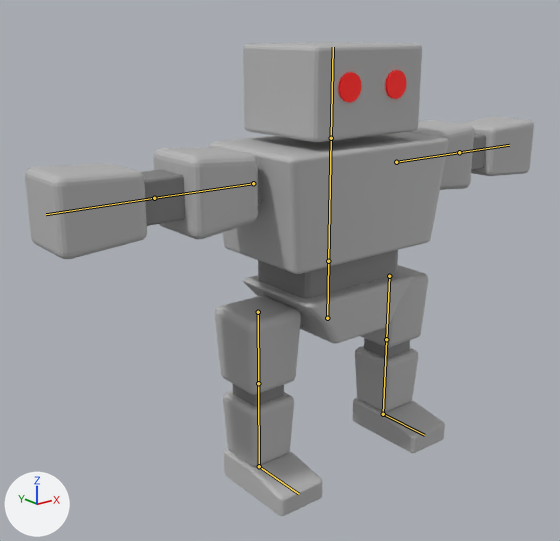
The Blender file Assets/Models/robot-rigging.blend: old version first, new version second.
Camera for both pictures: a camera (50 mm lens) standing at (-9.58, -10.48, 8.15) and looking at (-0.88, 0.39, 3.8). The lights are fixed; the arrows at lower left show +X, +Y and +Z. The bones that bend it are drawn over the model as lines.
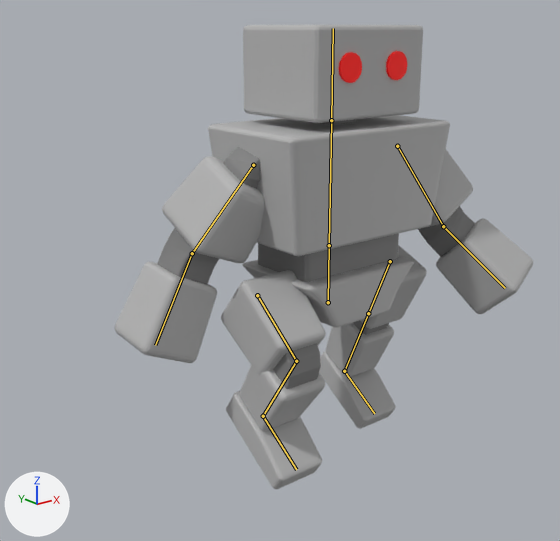
The newer file adds an action. The first version stands in its rest pose; the second is drawn at frame 70 of the action 'Walk'.

Pixel boxes (x1, y1, x2, y2) of what changed, in the pictures (560 x 541 px):
'Cube.001', posed
    before: (209, 132, 449, 274)
    after: (208, 115, 450, 256)
'Cube', posed
    before: (243, 42, 422, 142)
    after: (243, 24, 423, 123)
'Cube.022', posed (16% narrower)
    before: (25, 163, 147, 259)
    after: (115, 262, 217, 363)
'Cube.003', posed (8% narrower)
    before: (141, 134, 486, 406)
    after: (158, 119, 475, 389)
'Cube.020', posed
    before: (153, 148, 258, 239)
    after: (162, 156, 265, 263)
'Cube.015', posed (22% wider, 6% taller)
    before: (215, 296, 301, 395)
    after: (221, 270, 326, 375)
'Cube.006', posed
    before: (461, 116, 534, 176)
    after: (436, 218, 533, 314)
'Cube.007', posed
    before: (243, 271, 413, 344)
    after: (242, 256, 414, 327)
'Cube.018', posed (43% taller)
    before: (224, 448, 322, 516)
    after: (226, 391, 322, 489)
'Cube.017', posed
    before: (223, 390, 294, 467)
    after: (240, 365, 325, 431)
'Cube.011', posed (16% narrower, 41% taller)
    before: (353, 398, 445, 453)
    after: (319, 351, 396, 429)
'Cube.012', posed
    before: (355, 346, 418, 412)
    after: (325, 323, 394, 377)
'Cube.002', posed
    before: (406, 120, 474, 190)
    after: (424, 149, 473, 228)
'Cube.009', posed
    before: (361, 265, 428, 347)
    after: (360, 245, 427, 329)
bone 'Bone', root to tip
    before: (327, 318) to (328, 261)
    after: (328, 302) to (329, 245)
bone 'Bone.003.L', root to tip
    before: (396, 162) to (459, 152)
    after: (397, 146) to (443, 226)
bone 'Bone.004.L', root to tip
    before: (459, 152) to (509, 145)
    after: (443, 226) to (505, 288)
bone 'Bone.003.R', root to tip
    before: (253, 183) to (154, 198)
    after: (253, 165) to (192, 253)
bone 'Bone.004.R', root to tip
    before: (154, 198) to (46, 214)
    after: (192, 253) to (155, 345)
bone 'Bone.005.L', root to tip
    before: (389, 276) to (386, 339)
    after: (390, 261) to (368, 313)
bone 'Bone.007.L', root to tip
    before: (383, 414) to (424, 435)
    after: (344, 371) to (374, 413)
bone 'Bone.005.R', root to tip
    before: (258, 312) to (258, 383)
    after: (257, 295) to (296, 361)
bone 'Bone.006.R', root to tip
    before: (258, 383) to (259, 466)
    after: (296, 361) to (263, 416)

The change in detail:
Bone 'Bone' (bone_bone) moves from (0.0, 0.0, 0.0) to (0.0, 0.27, 0.0).
Bone 'Bone.003.L' (bone_bone_003_l) turns from (0, 0, 0) to (-19, -8, 66) degrees about its own x, y and z.
Bone 'Bone.004.L' (bone_bone_004_l) turns from (0, 0, 0) to (-19, -9, 2) degrees about its own x, y and z.
Bone 'Bone.003.R' (bone_bone_003_r) turns from (0, 0, 0) to (23, -10, -67) degrees about its own x, y and z.
Bone 'Bone.004.R' (bone_bone_004_r) turns from (0, 0, 0) to (-19, 9, -1) degrees about its own x, y and z.
Bone 'Bone.005.L' (bone_bone_005_l) turns from (0, 0, 0) to (-22, 1, 7) degrees about its own x, y and z.
Bone 'Bone.007.L' (bone_bone_007_l) turns from (0, 0, 0) to (-10, 0, 3) degrees about its own x, y and z.
Bone 'Bone.005.R' (bone_bone_005_r) turns from (0, 0, 0) to (48, -6, 14) degrees about its own x, y and z.
Bone 'Bone.006.R' (bone_bone_006_r) turns from (0, 0, 0) to (-79, -16, -19) degrees about its own x, y and z.
